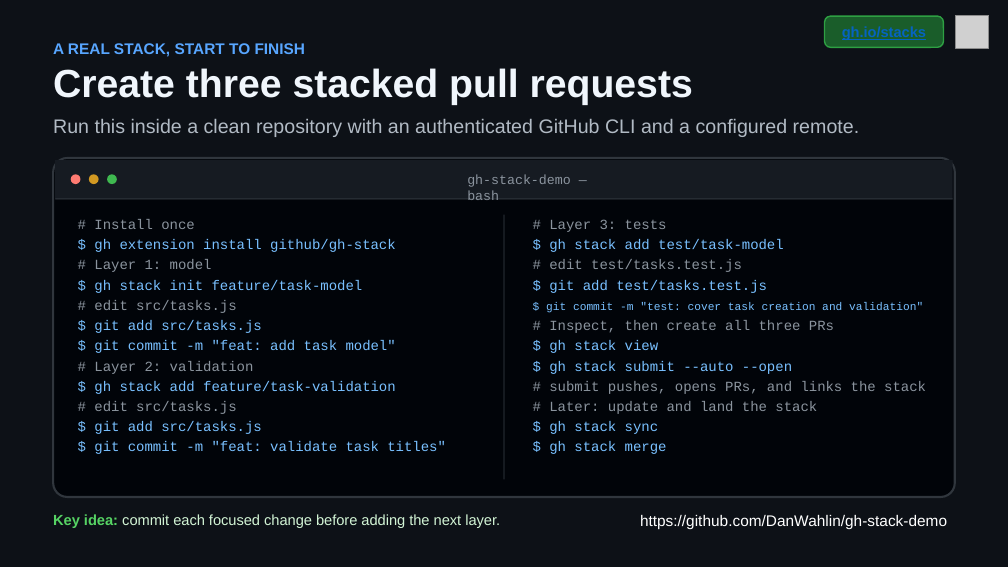
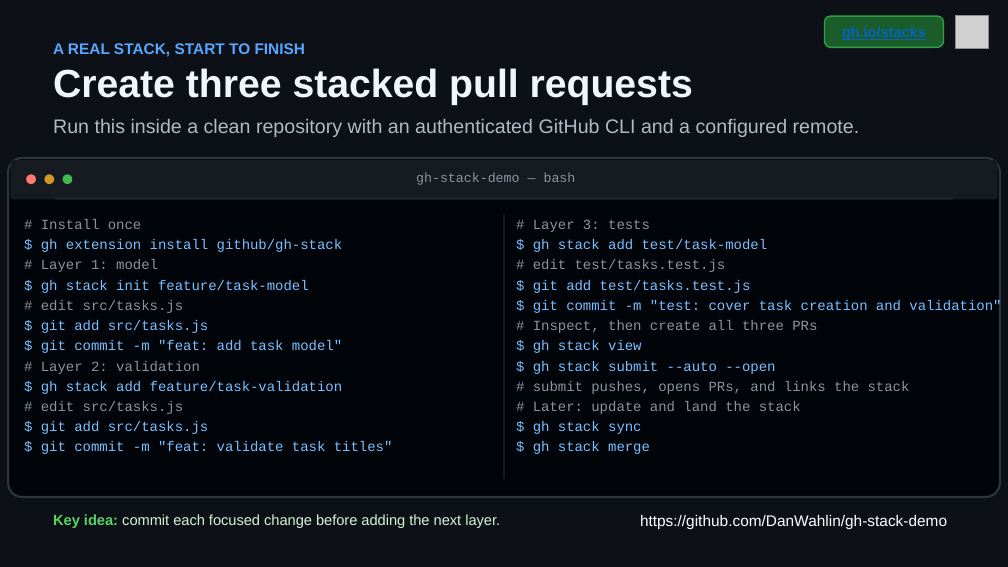
Before and after one commit to DanWahlin/gh-stack-demo, a slide deck: slide 5 of github-stacked-prs.pptx. Drawn at 1008x567 pixels with LibreOffice and Linux fonts; fonts in the diff are those of the drawing; grey boxes stand for pictures. Boxes give left, top, right and bottom in pixels: in the first picture for what was removed or moved away, otherwise in the second. Text is boxed around its words. In the diff, an @@ line names an element or a change of style, - is before the commit and + after.

Commit message:
docs: update stacked PR slide deck

```diff
--- a/github-stacked-prs.pptx
+++ b/github-stacked-prs.pptx
@@ rounded rectangle: place and size @@
-rounded rectangle at <box>53,158,955,497</box>
+rounded rectangle at <box>8,158,1000,497</box>
@@ rectangle: place and size @@
-rectangle at <box>55,160,953,200</box>
+rectangle at <box>10,160,997,200</box>
@@ 3 rounded rectangles: place and size @@
-3 rounded rectangles at <box>71,174,117,184</box>
+3 rounded rectangles at <box>26,174,73,184</box>
@@ text "gh-stack-demo — bash" rewrapped from <box>467,175,571,200</box> to <box>416,172,576,185</box> @@
@@ text "# Install once": place and size @@
-text "# Install once" at <box>94,219,195,229</box>
+text "# Install once" at <box>41,219,142,229</box>
@@ text "$ gh extension install github/gh-stack": place and size @@
-text "$ gh extension install github/gh-stack" at <box>94,239,396,252</box>
+text "$ gh extension install github/gh-stack" at <box>41,239,343,252</box>
@@ text "# Layer 3: tests": place and size @@
-text "# Layer 3: tests" at <box>549,219,667,232</box>
+text "# Layer 3: tests" at <box>533,219,650,232</box>
@@ text "$ gh stack add test/task-model": place and size @@
-text "$ gh stack add test/task-model" at <box>549,239,784,252</box>
+text "$ gh stack add test/task-model" at <box>533,239,768,252</box>
@@ text "# Layer 1: model": place and size @@
-text "# Layer 1: model" at <box>94,259,212,272</box>
+text "# Layer 1: model" at <box>41,259,158,272</box>
@@ text "# edit test/tasks.test.js": place and size @@
-text "# edit test/tasks.test.js" at <box>549,259,742,272</box>
+text "# edit test/tasks.test.js" at <box>533,259,726,272</box>
@@ text "$ gh stack init feature/task-model": place and size @@
-text "$ gh stack init feature/task-model" at <box>94,280,363,293</box>
+text "$ gh stack init feature/task-model" at <box>41,280,309,293</box>
@@ text "# edit src/tasks.js": place and size @@
-text "# edit src/tasks.js" at <box>94,300,237,313</box>
+text "# edit src/tasks.js" at <box>41,300,184,313</box>
@@ text "$ git add test/tasks.test.js": place and size @@
-text "$ git add test/tasks.test.js" at <box>549,280,767,293</box>
+text "$ git add test/tasks.test.js" at <box>533,280,751,293</box>
@@ text "$ git commit -m "test: ...": place and size @@
-text "$ git commit -m "test: ..." at <box>546,303,923,313</box>
+text "$ git commit -m "test: ..." at <box>533,300,1001,315</box>
@@ text "$ git commit -m "test: ..." at <box>533,300,1001,315</box>: size 8 to 10 pt @@
@@ text "$ git add src/tasks.js": place and size @@
-text "$ git add src/tasks.js" at <box>94,320,261,333</box>
+text "$ git add src/tasks.js" at <box>41,320,208,333</box>
@@ text "# Inspect, then create all ...": place and size @@
-text "# Inspect, then create all ..." at <box>549,320,834,333</box>
+text "# Inspect, then create all ..." at <box>533,320,817,333</box>
@@ text "$ git commit -m "feat: ...": place and size @@
-text "$ git commit -m "feat: ..." at <box>94,340,396,353</box>
+text "$ git commit -m "feat: ..." at <box>41,340,342,353</box>
@@ text "# Layer 2: validation": place and size @@
-text "# Layer 2: validation" at <box>94,361,254,374</box>
+text "# Layer 2: validation" at <box>41,361,200,374</box>
@@ text "$ gh stack view": place and size @@
-text "$ gh stack view" at <box>549,340,658,353</box>
+text "$ gh stack view" at <box>533,340,641,353</box>
@@ text "$ gh stack submit --auto ...": place and size @@
-text "$ gh stack submit --auto ..." at <box>549,361,792,374</box>
+text "$ gh stack submit --auto ..." at <box>533,361,775,374</box>
@@ text "$ gh stack add feature/task-validation": place and size @@
-text "$ gh stack add feature/task-validation" at <box>94,381,396,394</box>
+text "$ gh stack add feature/task-validation" at <box>41,381,343,394</box>
@@ text "# submit pushes, opens PRs, ...": place and size @@
-text "# submit pushes, opens PRs, ..." at <box>549,381,926,394</box>
+text "# submit pushes, opens PRs, ..." at <box>533,381,910,394</box>
@@ text "# edit src/tasks.js": place and size @@
-text "# edit src/tasks.js" at <box>94,401,237,414</box>
+text "# edit src/tasks.js" at <box>41,401,184,414</box>
@@ text "$ git add src/tasks.js": place and size @@
-text "$ git add src/tasks.js" at <box>94,421,261,434</box>
+text "$ git add src/tasks.js" at <box>41,421,208,434</box>
@@ text "# Later: update and land ...": place and size @@
-text "# Later: update and land ..." at <box>549,401,817,414</box>
+text "# Later: update and land ..." at <box>533,401,801,414</box>
@@ text "$ gh stack sync": place and size @@
-text "$ gh stack sync" at <box>549,421,658,434</box>
+text "$ gh stack sync" at <box>533,421,641,434</box>
@@ text "$ git commit -m "feat: ...": place and size @@
-text "$ git commit -m "feat: ..." at <box>94,441,446,454</box>
+text "$ git commit -m "feat: ..." at <box>41,441,393,454</box>
@@ text "$ gh stack merge": place and size @@
-text "$ gh stack merge" at <box>549,441,667,454</box>
+text "$ gh stack merge" at <box>533,441,650,454</box>
```
